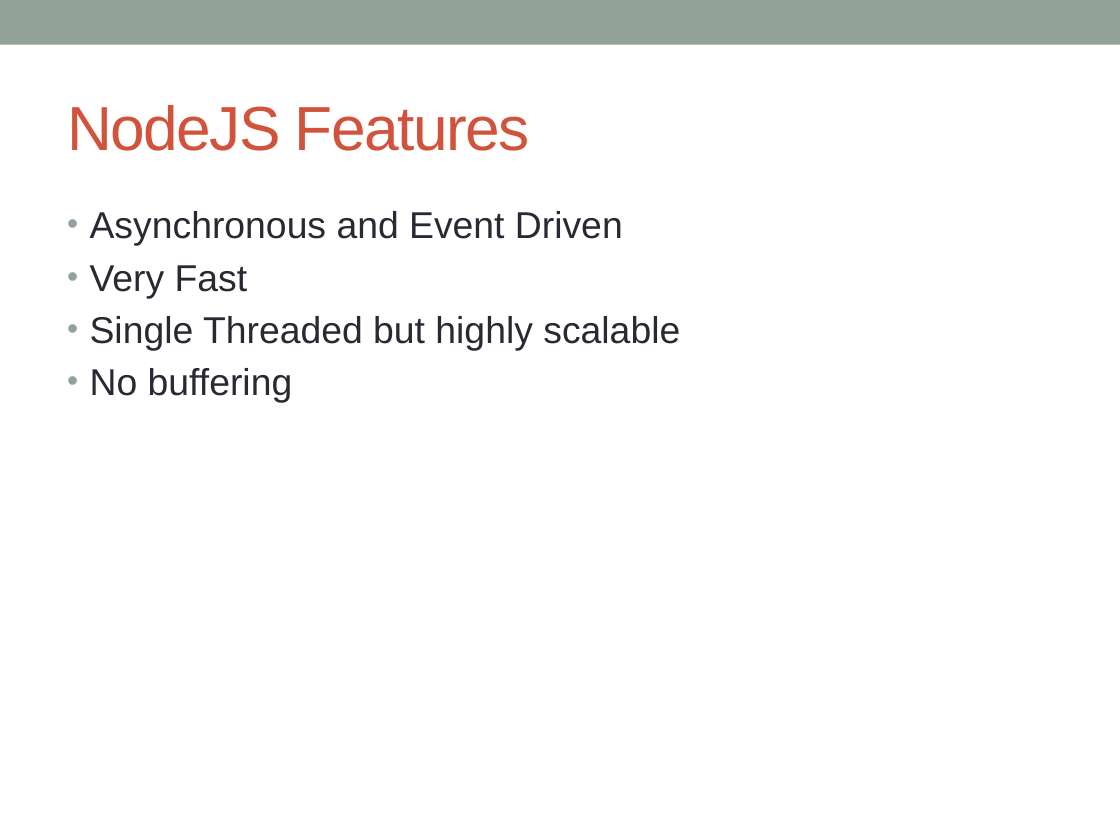
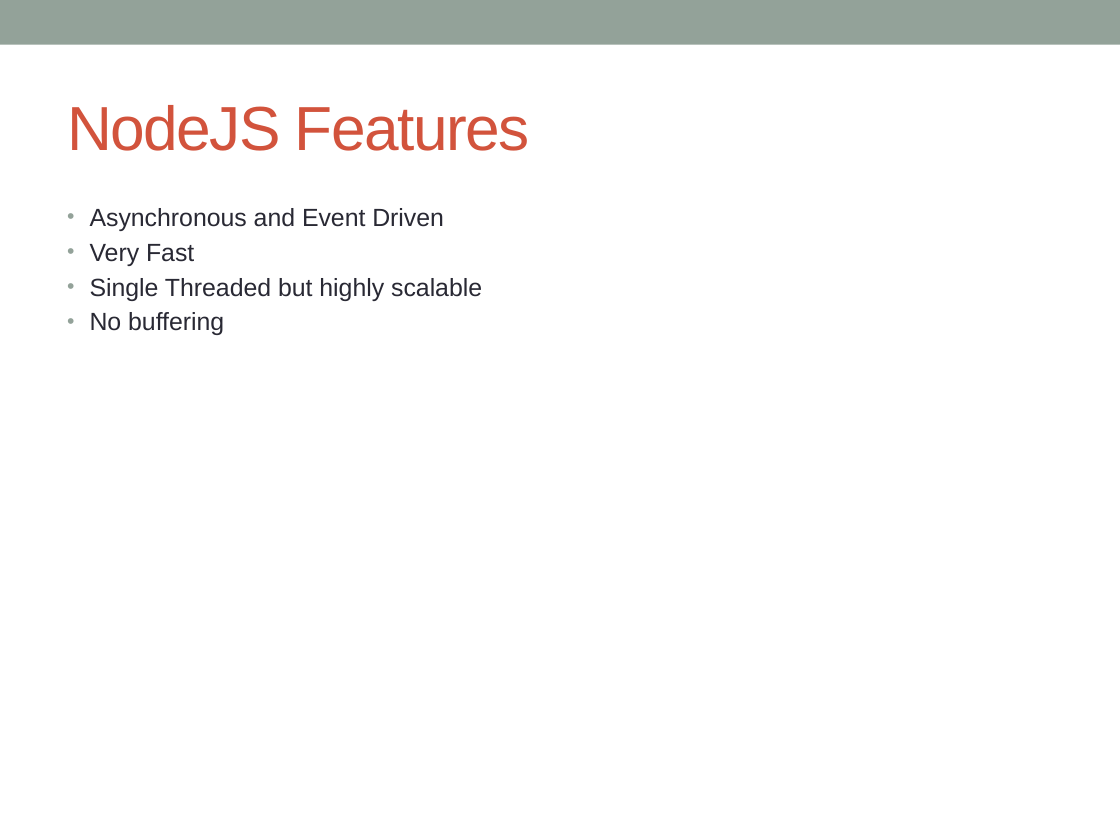
Before and after one commit to notionquest/ProjectDocumentation, a slide deck: slide 6 of NodeJS.pptx (slide 5 before the commit). Drawn at 1120x840 pixels with LibreOffice and Linux fonts; fonts in the diff are those of the drawing. Boxes give left, top, right and bottom in pixels: in the first picture for what was removed or moved away, otherwise in the second. Text is boxed around its words. In the diff, an @@ line names an element or a change of style, - is before the commit and + after.

Commit message:
NodeJS updated with grunt, gulp, ansibale and browserify

```diff
--- a/NodeJS.pptx
+++ b/NodeJS.pptx
@@ text "Asynchronous and Event Driven" at [90, 208, 482, 335]: size 24 to 16 pt; less space between paragraphs @@
```
Also in this commit, not shown: 11 other slides changed, 8 slides added.
